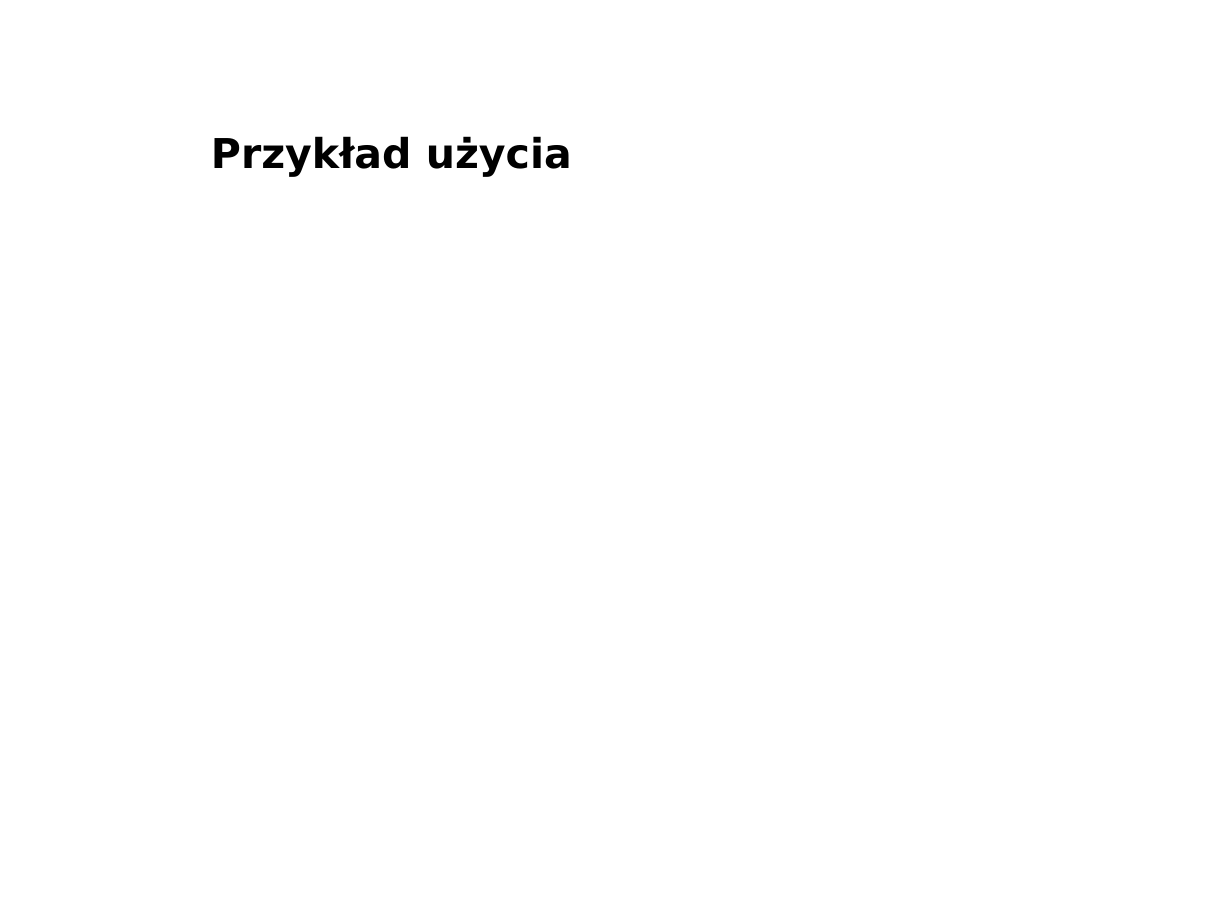
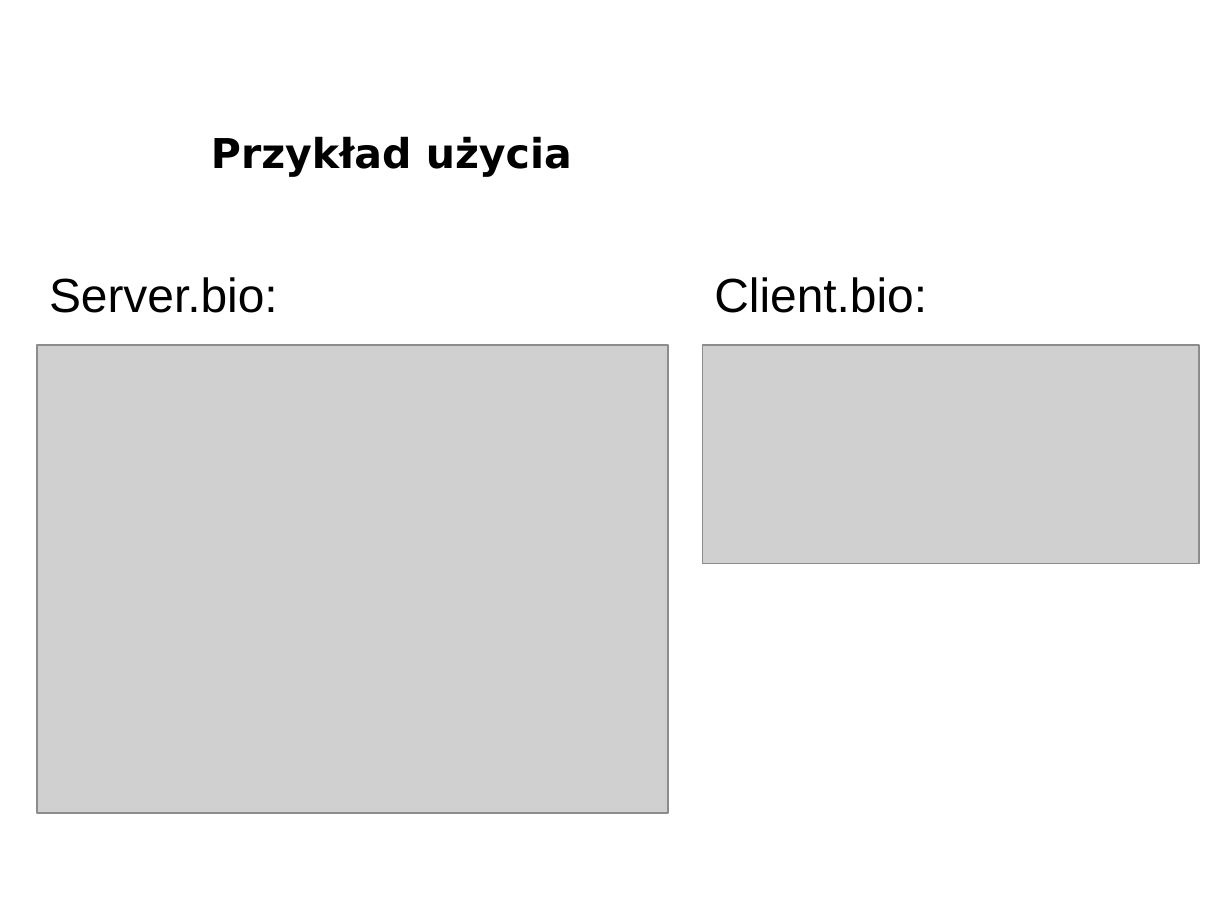
Before and after one commit to bercik/BIO, a slide deck: slide 9 of bsc_thesis/prezentacja_Robert_Cebula.odp. Drawn at 1232x924 pixels with LibreOffice and Linux fonts; fonts in the diff are those of the drawing; grey boxes stand for pictures; background and template pictures are left out. Boxes give left, top, right and bottom in pixels: in the first picture for what was removed or moved away, otherwise in the second. Text is boxed around its words. In the diff, an @@ line names an element or a change of style, - is before the commit and + after.

```diff
--- a/bsc_thesis/prezentacja_Robert_Cebula.odp
+++ b/bsc_thesis/prezentacja_Robert_Cebula.odp
@@ text added at (x1=49, y1=277, x2=278, y2=313), 28 pt, text #000000 @@
+Server.bio:
@@ text added at (x1=714, y1=277, x2=927, y2=313), 28 pt, text #000000 @@
+Client.bio:
@@ picture added at (x1=37, y1=345, x2=668, y2=813) @@
@@ picture added at (x1=702, y1=345, x2=1199, y2=563) @@
```
Also in this commit, not shown: 2 other slides changed, 8 other files.
